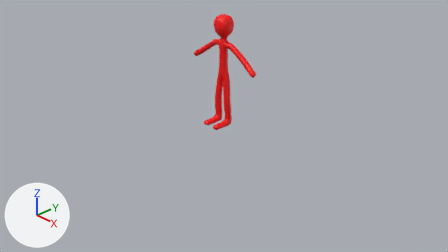
Renders of the Blender file art/blender/stickman.blend from each side of a commit.
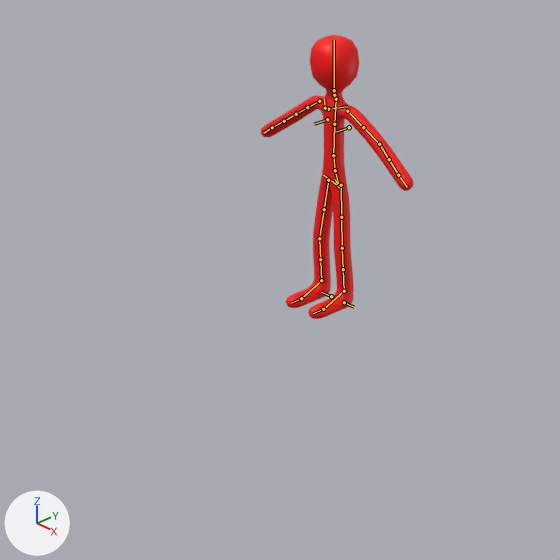
There are two pictures of each version: one from the file's camera 'Camera', one close up on the part from 20% to 70% of the width and 0% to 90% of the height. Lighting does not change. The marker at lower left points along +X, +Y and +Z. The bones that bend it are drawn over the model as lines in the close-ups.

Objects in the first close-up: 'Skin'.
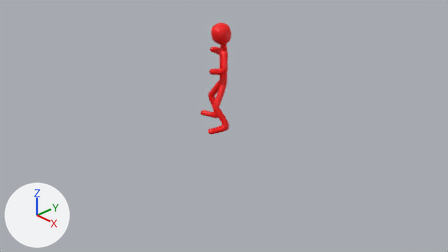
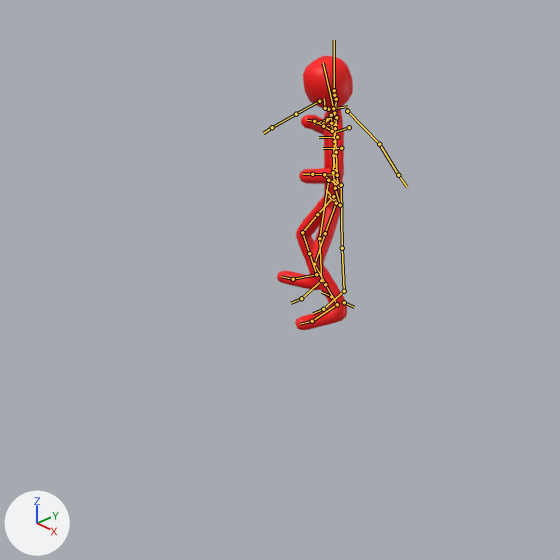
The newer file adds an action. The first version stands in its rest pose; the second is drawn at frame 8 of the action 'Punch1End'.

The edits, one by one:
Bone 'root' (bone_root) turns from (0, 0, 0) to (0, 0, -14) degrees about its own x, y and z.
Bone 'torso' (bone_torso) moves from (0.0, 0.0, 0.0) to (0.0, 0.0, -0.134).
Bone 'torso' (bone_torso) turns from (0, 0, 0) to (0, 0, -22) degrees about its own x, y and z.
Bone 'thigh_ik.L' (bone_thigh_ik_l) turns from (0, 0, 0) to (0, 29, 0) degrees about its own x, y and z.
Bone 'head' (bone_head) turns from (0, 0, 0) to (16, 35, 0) degrees about its own x, y and z.
Bone 'upper_arm_fk.L' (bone_upper_arm_fk_l) turns from (0, 0, 0) to (17, 44, -19) degrees about its own x, y and z.
Bone 'forearm_fk.L' (bone_forearm_fk_l) turns from (0, 0, 0) to (89, 5, 0) degrees about its own x, y and z.
Bone 'upper_arm_fk.R' (bone_upper_arm_fk_r) turns from (0, 0, 0) to (0, 0, 18) degrees about its own x, y and z.
Bone 'forearm_fk.R' (bone_forearm_fk_r) turns from (0, 0, 0) to (140, 1, 1) degrees about its own x, y and z.
Bone 'hand_fk.R' (bone_hand_fk_r) turns from (0, 0, 0) to (0, 0, 9) degrees about its own x, y and z.
Bone 'shoulder.L' (bone_shoulder_l) turns from (0, 0, 0) to (5, -2, 0) degrees about its own x, y and z.
Bone 'shoulder.R' (bone_shoulder_r) turns from (0, 0, 0) to (5, 9, -4) degrees about its own x, y and z.
Bone 'foot_ik.L' (bone_foot_ik_l) moves from (0.0, 0.0, 0.0) to (0.169, -0.129, 0.0).
Bone 'foot_ik.R' (bone_foot_ik_r) moves from (0.0, 0.0, 0.0) to (-0.108, -0.007, 0.0).
Bone 'foot_ik.R' (bone_foot_ik_r) turns from (0, 0, 0) to (0, 0, -57) degrees about its own x, y and z.

What differs and where, as boxes [x1, y1, x2, y2] in the close-ups (560 x 560 px):
'Skin', posed (50% narrower)
    before: [261, 35, 414, 319]
    after: [277, 56, 353, 330]
